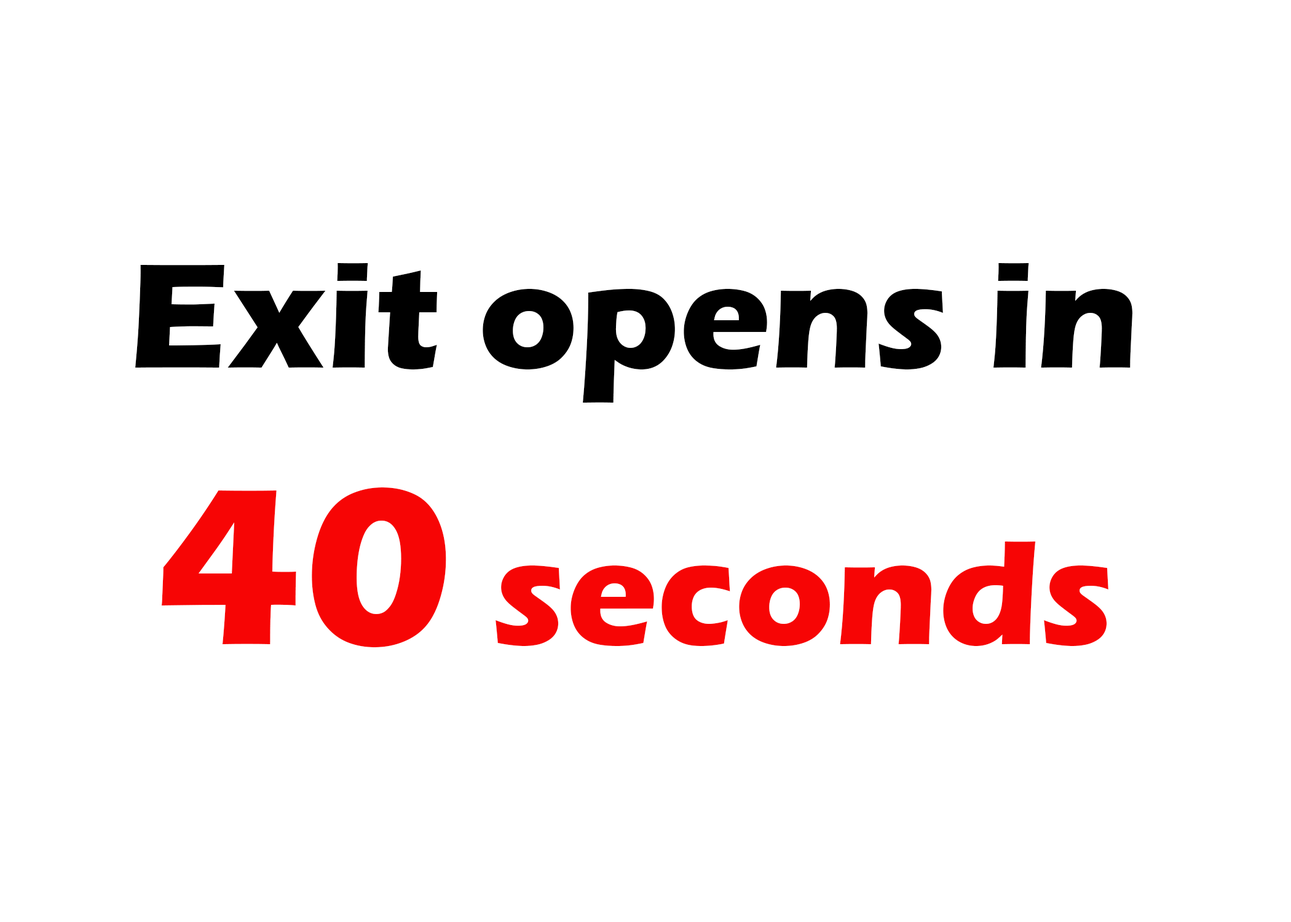
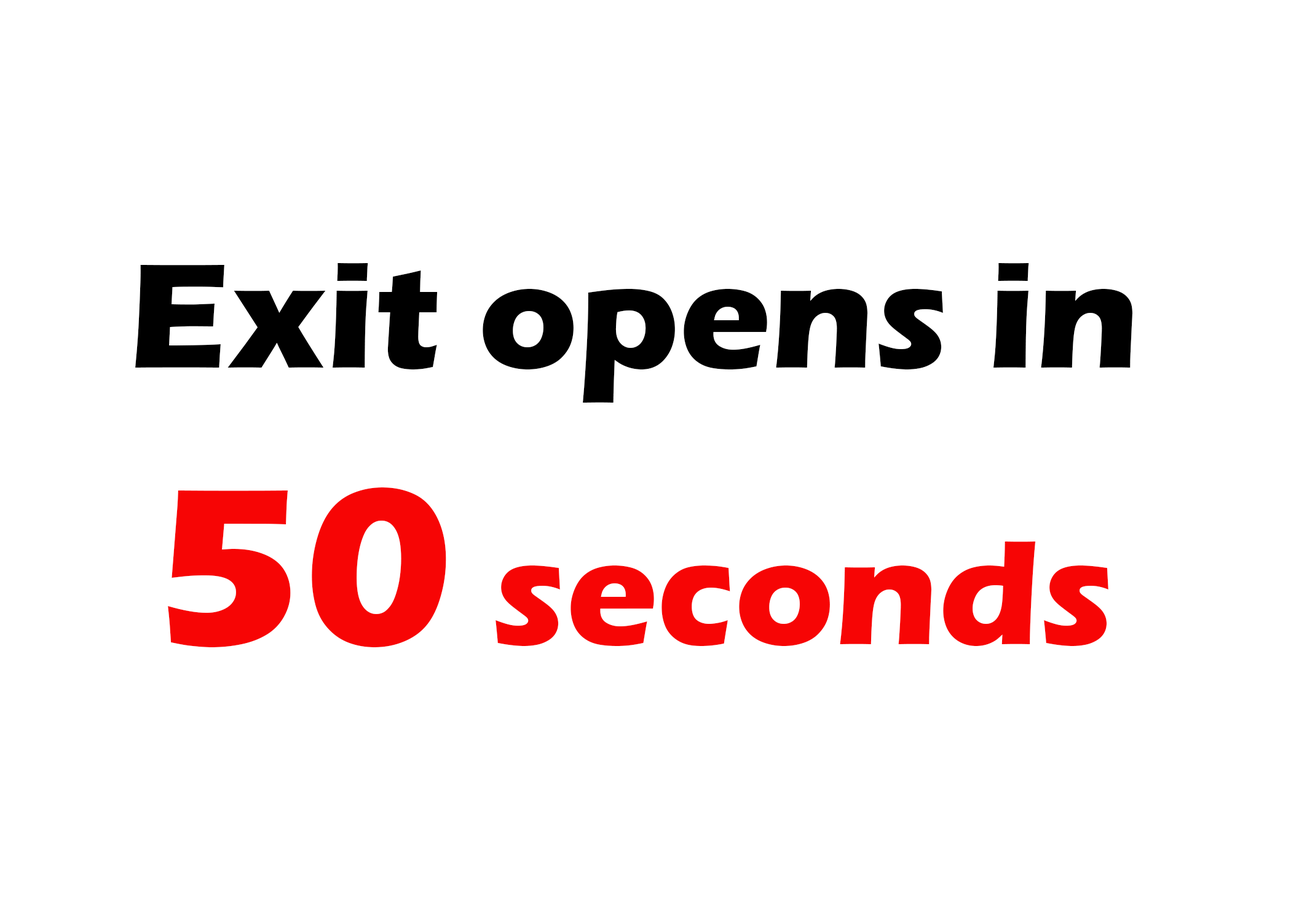
The second 1291x922 image is a revision of the first. Changes to its layers:
renamed "Exit opens in 40 seconds" to "Exit opens in 50 seconds", painted on it over [161, 490, 297, 648]
